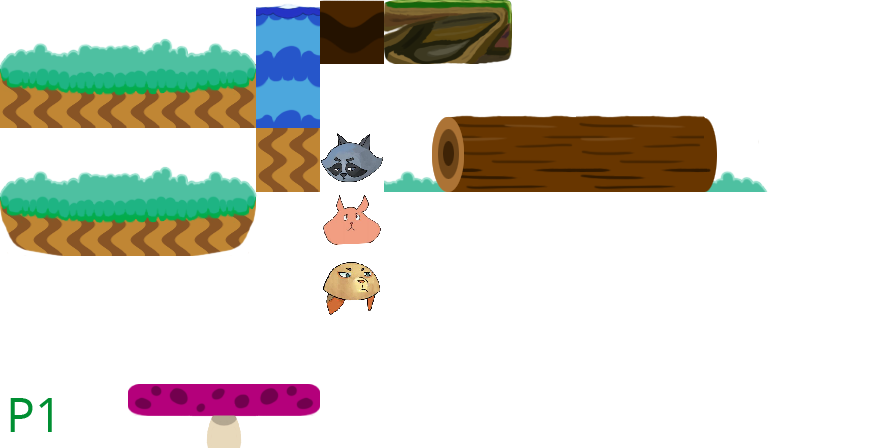
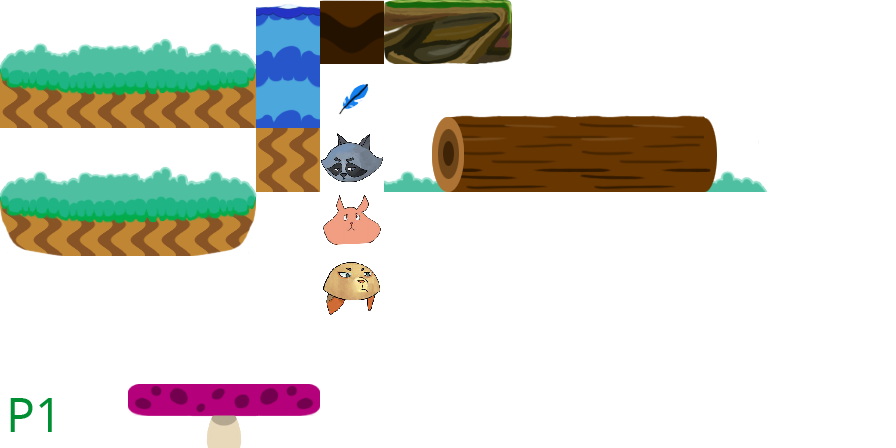
Revision of a layered 896 × 448 image; what changed, layer by layer:
added layer "Calque 7" above "Sol copie 2" over [338, 83, 369, 115]
